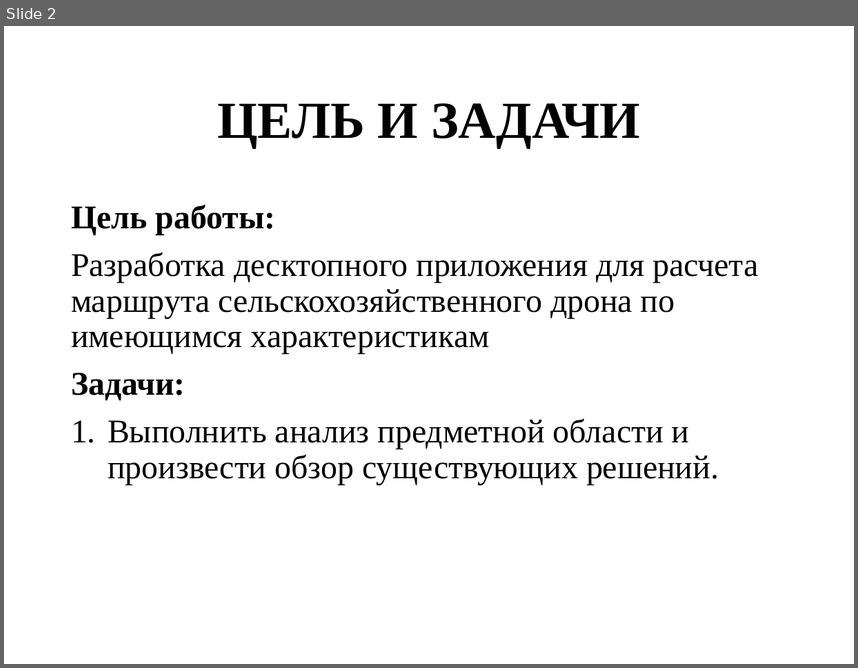
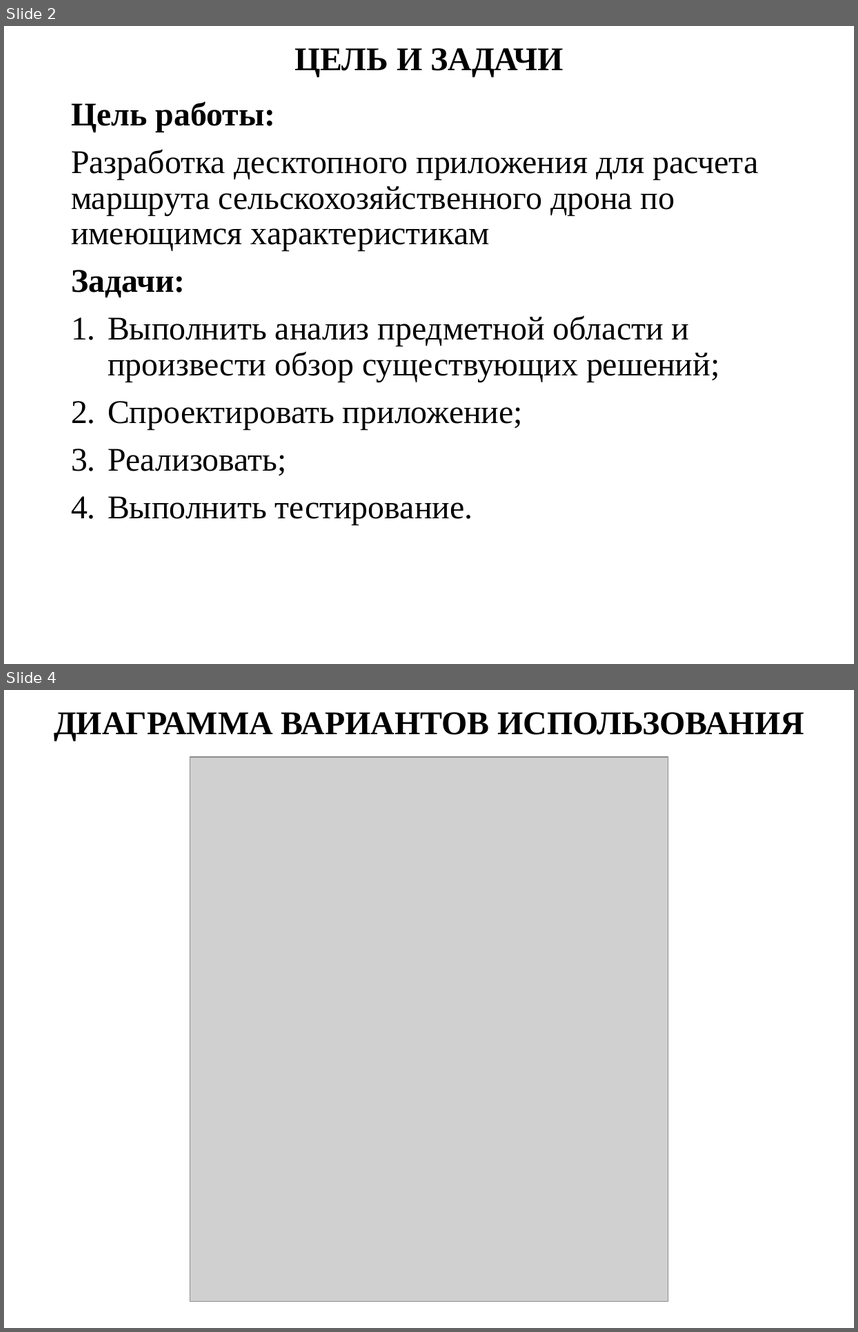
Before and after one commit to evgenkot/uav-route-calculation, a slide deck: doc/Raschupkin_EV_UAV_Route_Planning.pptx. Shown one above the other, each under a label of ours: slide 2 before the commit, slides 2 and 4 after it; the slides between them are not shown. The pictures are 858x668 and 858x1332 pixels, drawn with LibreOffice and Linux fonts; fonts in the diff are those of the drawing; grey boxes stand for pictures. Boxes give left, top, right and bottom in pixels: in the first picture for what was removed or moved away, otherwise in the second. Text is boxed around its words. In the diff, an @@ line names an element or a change of style, - is before the commit and + after.

```diff
--- a/doc/Raschupkin_EV_UAV_Route_Planning.pptx
+++ b/doc/Raschupkin_EV_UAV_Route_Planning.pptx
@@ slide 4 added at (4,690,854,1328), background #FFFFFF @@
@@ title added at (54,712,804,740), 28 pt, text #000000, bold @@
+ДИАГРАММА ВАРИАНТОВ ИСПОЛЬЗОВАНИЯ
@@ picture added at (190,757,668,1301) @@
@@ slide 2 changed as well @@
@@ title "ЦЕЛЬ И ЗАДАЧИ": place and size @@
-title "ЦЕЛЬ И ЗАДАЧИ" at (217,103,639,148)
+title "ЦЕЛЬ И ЗАДАЧИ" at (294,48,563,76)
@@ title "ЦЕЛЬ И ЗАДАЧИ" at (294,48,563,76): size 44 to 28 pt @@
@@ text "Цель работы:": place and size @@
-text "Цель работы:" at (71,204,758,485)
+text "Цель работы:" at (71,101,758,524)
@@ text at (107,315,720,524): text changed @@
-1. Выполнить анализ предметной области и произвести обзор существующих решений.
+1. Выполнить анализ предметной области и произвести обзор существующих решений;
+2. Спроектировать приложение;
+3. Реализовать;
+4. Выполнить тестирование.
```
Also in this commit, not shown: 1 other slide changed, 9 other slides added, 2 slides removed.
